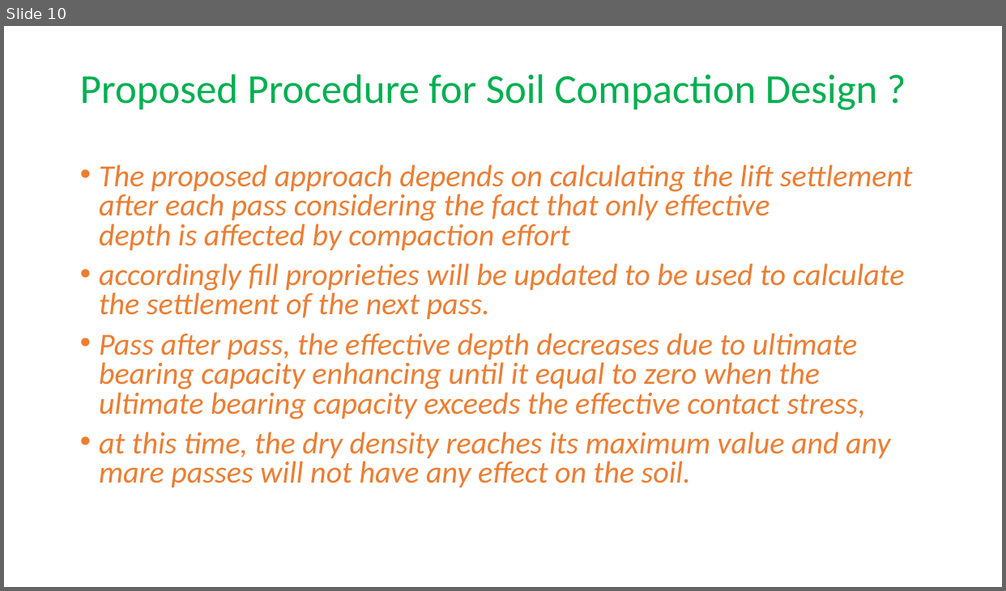
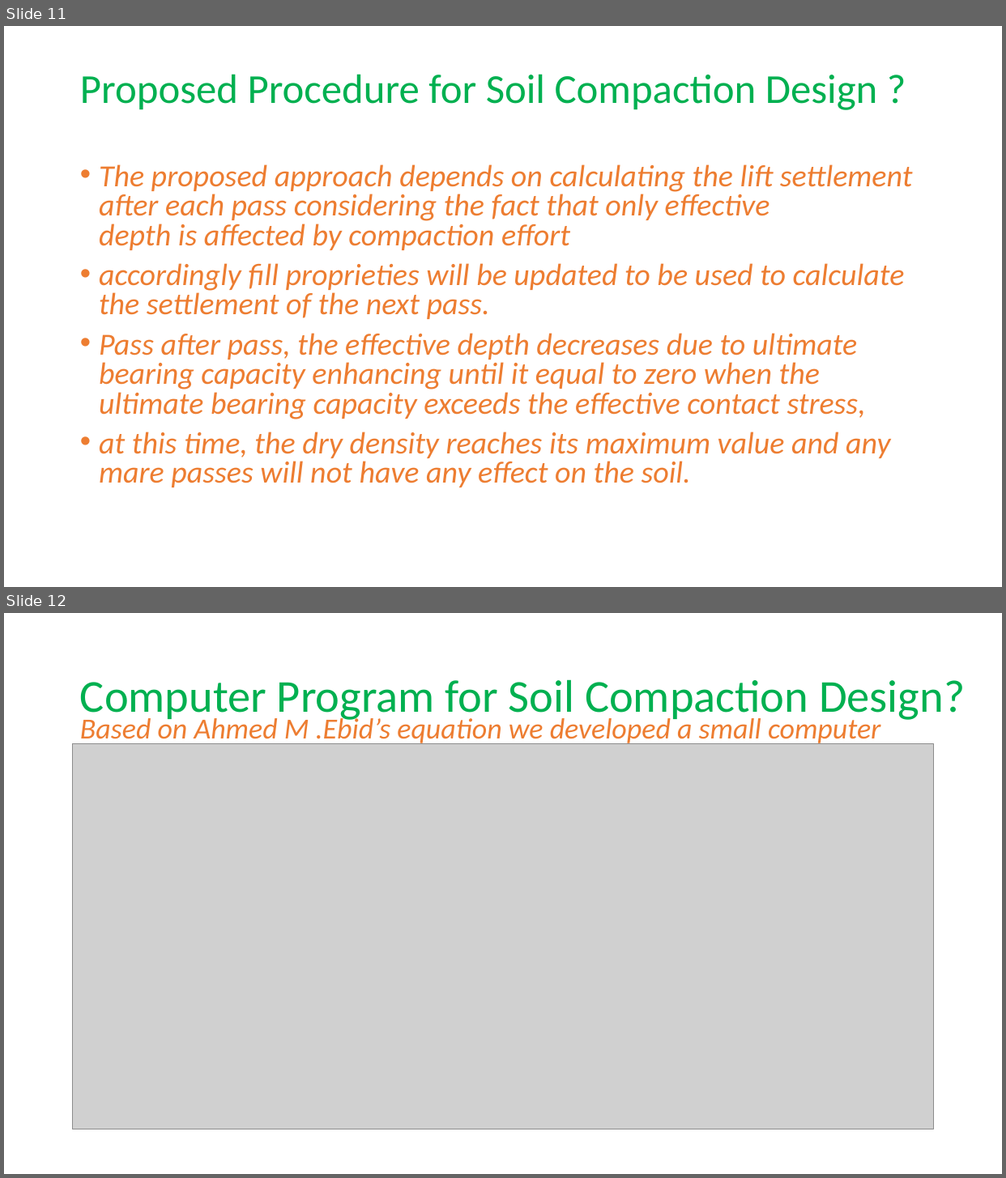
Before and after one commit to jakariapervez/cmis6, a slide deck: Civilworks cost/Earth Compaction Procedure/Soil Compaction_17_01_2021.pptx. Shown one above the other, each under a label of ours: slide 10 before the commit, slides 11 and 12 after it. The pictures are 1006x591 and 1006x1178 pixels, drawn with LibreOffice and Linux fonts; fonts in the diff are those of the drawing; grey boxes stand for pictures. Boxes give left, top, right and bottom in pixels: in the first picture for what was removed or moved away, otherwise in the second. Text is boxed around its words. In the diff, an @@ line names an element or a change of style, - is before the commit and + after.

```diff
--- a/Civilworks cost/Earth Compaction Procedure/Soil Compaction_17_01_2021.pptx
+++ b/Civilworks cost/Earth Compaction Procedure/Soil Compaction_17_01_2021.pptx
@@ slide 12 added at <box>4,613,1002,1174</box>, background #FFFFFF @@
@@ title added at <box>80,679,965,722</box>, 44 pt, text #00B050 @@
+Computer Program for Soil Compaction Design?
@@ text added at <box>80,715,880,778</box>, 28 pt, text #ED7D31, italic @@
+Based on Ahmed M .Ebid’s equation we developed a small computer programm
@@ picture added at <box>73,744,934,1130</box> @@
@@ what was slide 10 is now slide 11 @@
```
Also in this commit, not shown: 2 slides changed, 2 other slides added, 2 slides removed, 5 other files.
